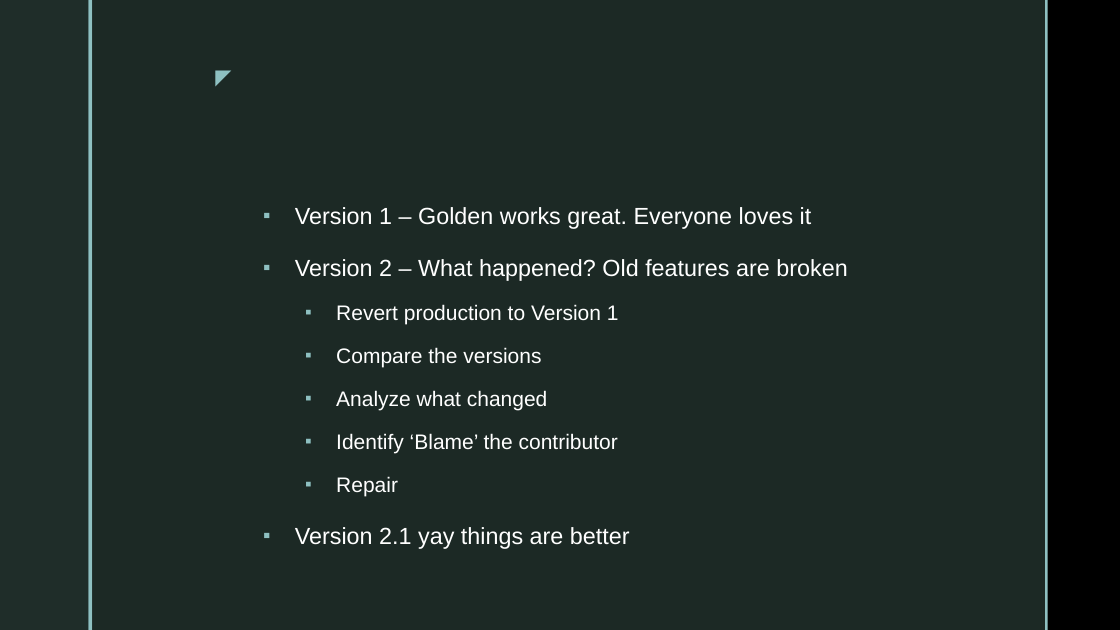
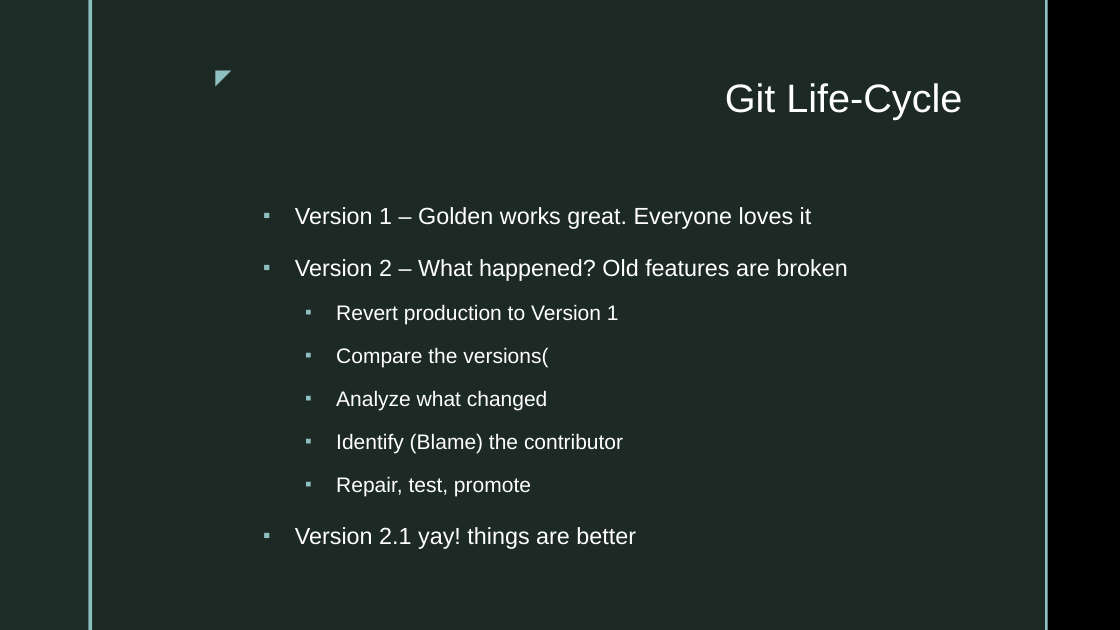
Before and after one commit to gtjames/3420-Presentations, a slide deck: slide 8 of Week 02 - git.pptx (slide 7 before the commit). Drawn at 1120x630 pixels with LibreOffice and Linux fonts; fonts in the diff are those of the drawing; background and template pictures are left out. Boxes give left, top, right and bottom in pixels: in the first picture for what was removed or moved away, otherwise in the second. Text is boxed around its words. In the diff, an @@ line names an element or a change of style, - is before the commit and + after.

```diff
--- a/Week 02 - git.pptx
+++ b/Week 02 - git.pptx
@@ title added at (725, 83, 962, 120), 34 pt, text #FFFFFF @@
+Git Life-Cycle
@@ text at (336, 347, 548, 367): text changed @@
-  ▪ Compare the versions
+  ▪ Compare the versions(
@@ text at (295, 433, 636, 549): text changed @@
-  ▪ Identify ‘Blame’ the contributor
-  ▪ Repair
-▪ Version 2.1 yay things are better
+  ▪ Identify (Blame) the contributor
+  ▪ Repair, test, promote
+▪ Version 2.1 yay! things are better
```
Also in this commit, not shown: 9 other slides changed, 1 slide added, 11 other files.
